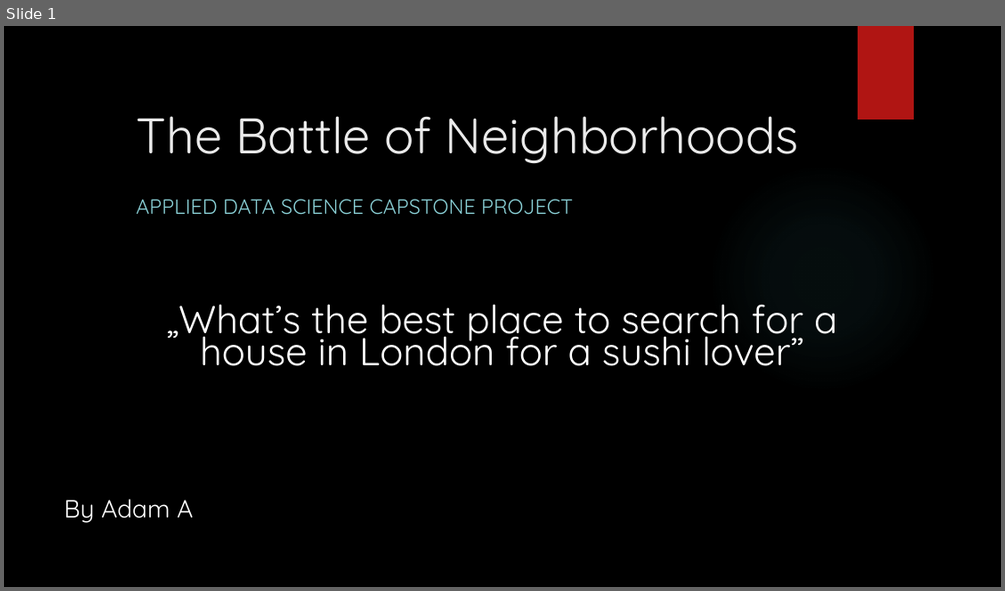
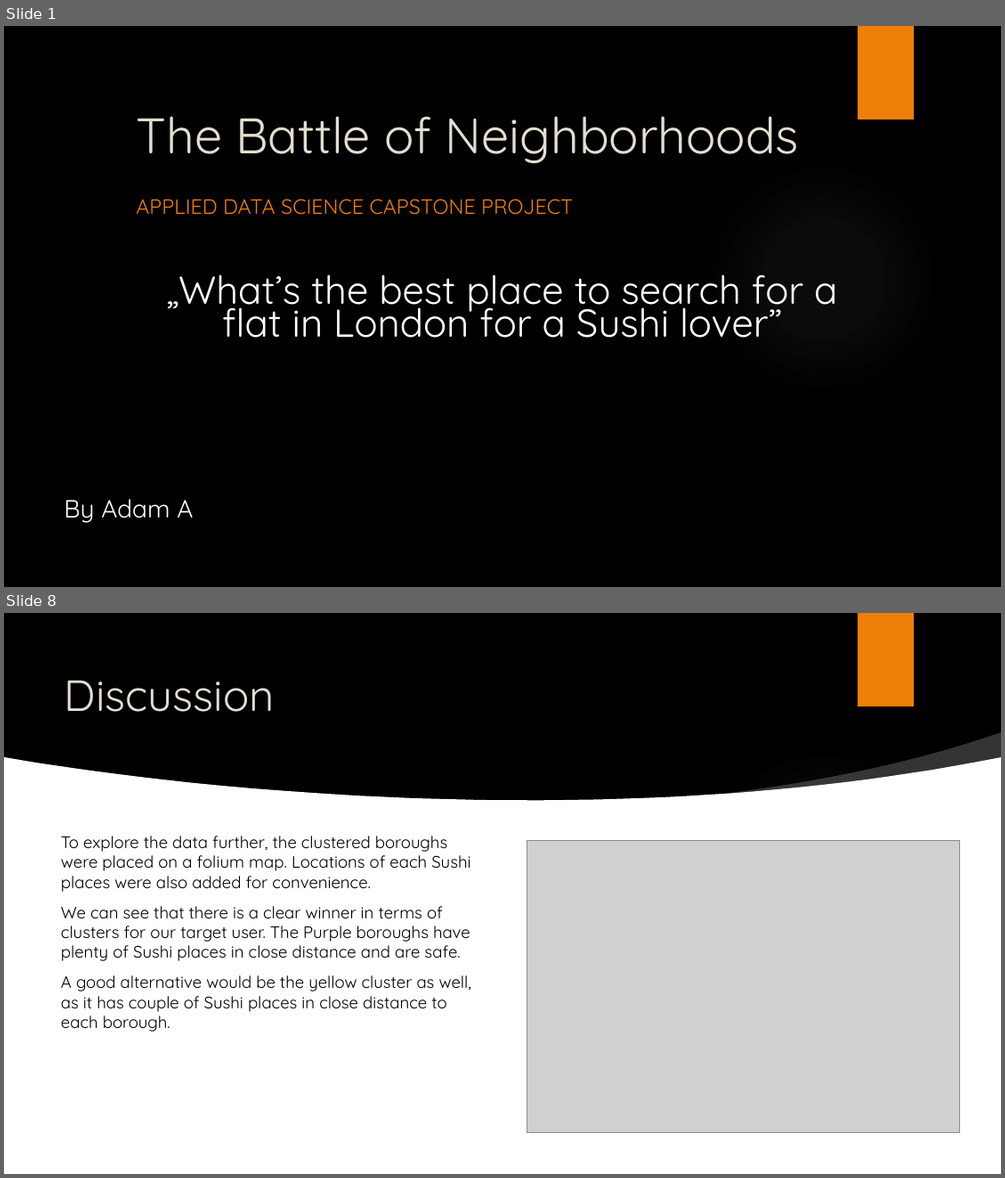
Before and after one commit to adam-abr/Coursera_Capstone, a slide deck: Capstone_Project/The Battle of Neighborhoods.pptx. Shown one above the other, each under a label of ours: slide 1 before the commit, slides 1 and 8 after it; the slides between them are not shown. The pictures are 1005x591 and 1005x1178 pixels, drawn with LibreOffice and Linux fonts; fonts in the diff are those of the drawing; grey boxes stand for pictures; background and template pictures are left out. Boxes give left, top, right and bottom in pixels: in the first picture for what was removed or moved away, otherwise in the second. Text is boxed around its words. In the diff, an @@ line names an element or a change of style, - is before the commit and + after.

```diff
--- a/Capstone_Project/The Battle of Neighborhoods.pptx
+++ b/Capstone_Project/The Battle of Neighborhoods.pptx
@@ slide 8 added at (x1=4, y1=613, x2=1001, y2=1174), background picture (left out); not listed: 2 template elements that a slide beside it also shows @@
@@ text added at (x1=65, y1=680, x2=275, y2=712), 42 pt, text #E3DED1 @@
+Discussion
@@ freeform shape added at (x1=718, y1=732, x2=1001, y2=800), fill #FFFFFF at 20% opacity @@
@@ freeform shape added at (x1=4, y1=757, x2=1001, y2=986), fill #FFFFFF @@
@@ text added at (x1=61, y1=835, x2=472, y2=1031), 16 pt, text #000000 @@
+  To explore the data further, the clustered boroughs were placed on a folium map. Locations of each Sushi places were also added for convenience.
+  We can see that there is a clear winner in terms of clusters for our target user. The Purple boroughs have plenty of Sushi places in close distance and are safe.
+  A good alternative would be the yellow cluster as well, as it has couple of Sushi places in close distance to each borough.
@@ picture added at (x1=526, y1=840, x2=959, y2=1133) @@
@@ rectangle added at (x1=4, y1=933, x2=1001, y2=1174), fill #FFFFFF @@
@@ slide 1 changed as well @@
@@ rectangle at (x1=858, y1=26, x2=914, y2=119): fill #B01513 to #F07F09 @@
@@ title "The Battle of Neighborhoods" at (x1=136, y1=116, x2=799, y2=164): text colour #EBEBEB to #E3DED1 @@
@@ ellipse at (x1=708, y1=163, x2=938, y2=394): fill gradient #50B9C1 to gradient #ADADAD @@
@@ subtitle "APPLIED DATA SCIENCE CAPSTONE PROJECT" at (x1=136, y1=199, x2=573, y2=215): text colour #8AD0D6 to #F07F09 @@
@@ text at (x1=166, y1=274, x2=837, y2=338): text changed @@
-„What’s the best place to search for a house in London for a sushi lover”
+„What’s the best place to search for a flat in London for a Sushi lover”
```
Also in this commit, not shown: 2 other slides changed, 6 other slides added, 2 other files.
